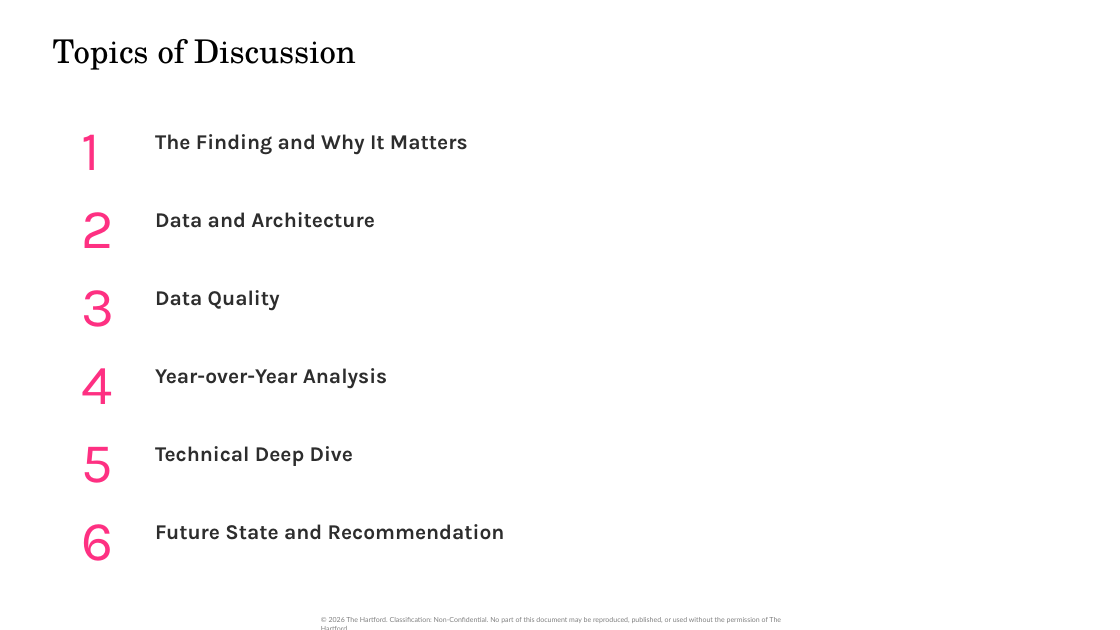
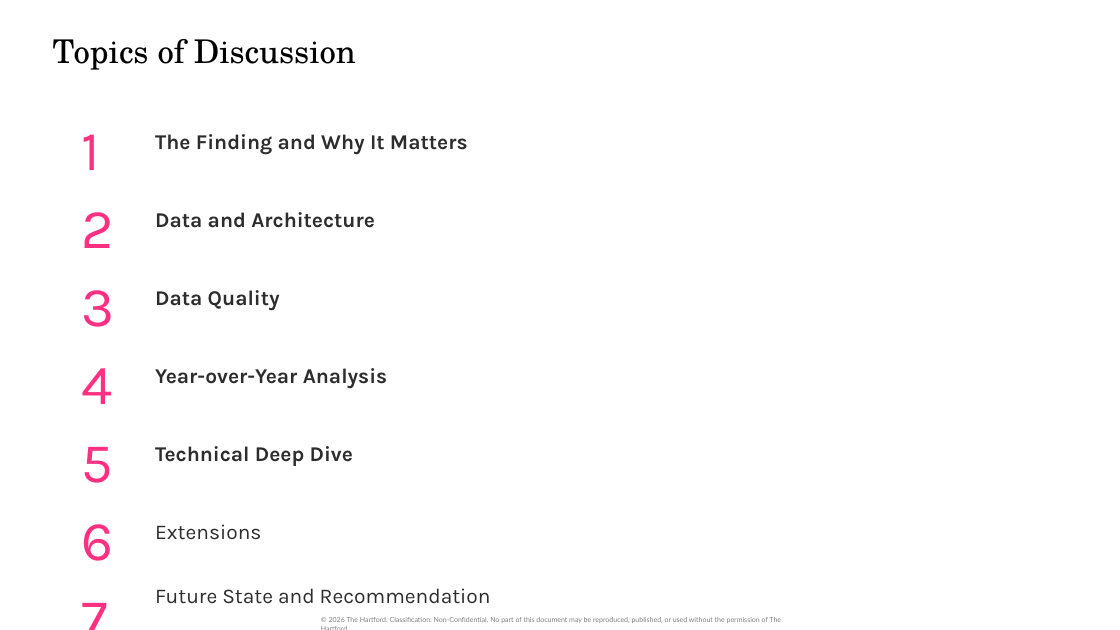
Before and after one commit to orlandojmarin/nyc-taxi-capstone, a slide deck: slide 2 of docs/Capstone_Presentation.pptx. Drawn at 1120x630 pixels with LibreOffice and Linux fonts; fonts in the diff are those of the drawing. Boxes give left, top, right and bottom in pixels: in the first picture for what was removed or moved away, otherwise in the second. Text is boxed around its words. In the diff, an @@ line names an element or a change of style, - is before the commit and + after.

Commit message:
Update presentation with extensions section and filled-in findings

```diff
--- a/docs/Capstone_Presentation.pptx
+++ b/docs/Capstone_Presentation.pptx
@@ text added at <box>155,524,261,540</box>, 18 pt, text #2D2D2D @@
+Extensions
@@ text added at <box>73,579,129,630</box>, 48 pt, text #FE3082 @@
+7
@@ text "Future State and Recommendation": place and size @@
-text "Future State and Recommendation" at <box>155,524,505,540</box>
+text "Future State and Recommendation" at <box>155,588,491,604</box>
@@ text "Future State and Recommendation" at <box>155,588,491,604</box>: bold off @@
```
Also in this commit, not shown: 8 other slides changed, 7 slides added, 2 slides removed, 3 other files.
